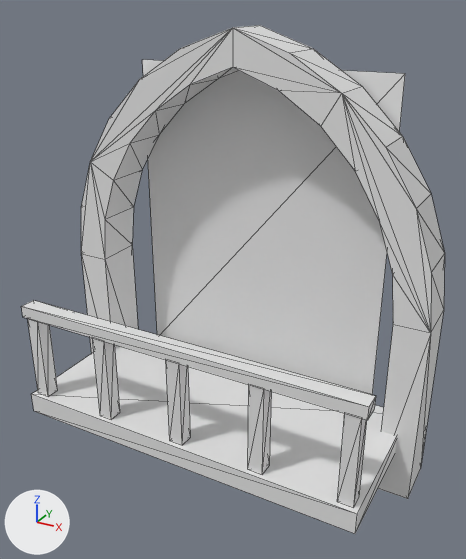
The glTF model assets/kit/walls/gorge_bay_balcony.glb as it was, and as the next commit left it.
Rendered twice from a 50 mm camera at (4.39, -4.87, 4.01) aimed at (2.12, -0.74, 1.94). The axes (+X, +Y, +Z) are drawn at lower left. The lights are the same throughout. The older version comes first. Mesh edges are drawn as thin lines. Where no turn or scale is listed for an object, it has been applied to the vertices. Vertices at exactly the same position are counted once.

Names of what the first picture shows: 'gorge_bay_balcony__frame', 'gorge_bay_balcony__glow', 'gorge_bay_balcony__rail', 'gorge_bay_balcony__slab'.
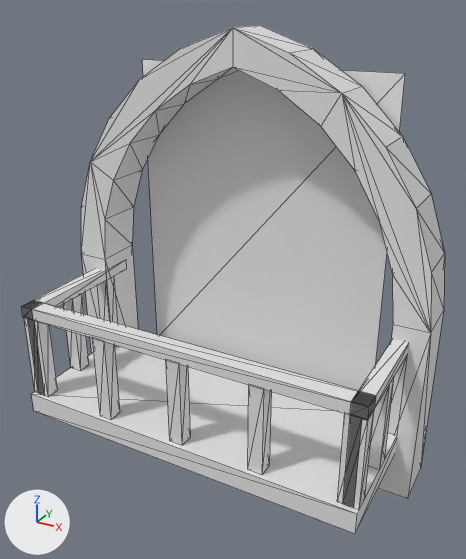
Where the change shows, as pixel boxes (x1, y1, x2, y2) in the pictures (466 x 559 px):
```json
{"object": "gorge_bay_balcony__slab", "change": "reshaped", "before": [27, 318, 397, 534], "after": [24, 294, 397, 534], "on screen": "11% taller"}
{"object": "gorge_bay_balcony__rail", "change": "reshaped", "before": [21, 300, 376, 420], "after": [21, 269, 409, 420]}
{"part": 1, "of": "me_gorge_bay_balcony__rail", "change": "added", "after": [21, 269, 409, 420]}
{"part": 2, "of": "me_gorge_bay_balcony__slab", "change": "added", "after": [24, 318, 45, 395]}
{"part": 3, "of": "me_gorge_bay_balcony__slab", "change": "added", "after": [63, 294, 89, 371]}
{"part": 4, "of": "me_gorge_bay_balcony__slab", "change": "added", "after": [343, 411, 374, 510]}
{"part": 5, "of": "me_gorge_bay_balcony__slab", "change": "added", "after": [368, 377, 394, 470]}
```

Edits to the scene script, one JSON object a line:
```json
{"block": "me_gorge_bay_balcony__rail", "where": "# used by ob_gorge_bay_balcony__rail; location = (0.0, 0.0, 0.0)"}
{"op": "remove", "block": "me_gorge_bay_balcony__rail", "code": "me_gorge_bay_balcony__rail.from_pydata(...)  # 8 vertices, 12 faces; spans x 0.5..3.5, y -1.46..-1.32, z 1.53..1.63"}
{"op": "add", "block": "me_gorge_bay_balcony__rail", "code": "me_gorge_bay_balcony__rail.from_pydata(...)  # 20 vertices, 36 faces; spans x 0.5..3.5, y -1.46..-0.19, z 1.53..1.63"}
{"block": "me_gorge_bay_balcony__rail", "change": "me_gorge_bay_balcony__rail part 1"}
{"block": "me_gorge_bay_balcony__rail", "change": "12 vertices are added at x 0.5..3.5, y -1.46..-0.19, z 1.53..1.63"}
{"block": "me_gorge_bay_balcony__rail", "change": "24 new faces join them"}
{"block": "me_gorge_bay_balcony__slab", "where": "# used by ob_gorge_bay_balcony__slab; location = (0.0, 0.0, 0.0)"}
{"op": "remove", "block": "me_gorge_bay_balcony__slab", "code": "me_gorge_bay_balcony__slab.from_pydata(...)  # 48 vertices, 72 faces; spans x 0.5..3.5, y -1.49..-0.19, z 0.6..1.53"}
{"op": "add", "block": "me_gorge_bay_balcony__slab", "code": "me_gorge_bay_balcony__slab.from_pydata(...)  # 96 vertices, 144 faces; spans x 0.5..3.5, y -1.49..-0.19, z 0.6..1.53"}
{"block": "me_gorge_bay_balcony__slab", "change": "me_gorge_bay_balcony__slab part 2: a new loose piece, a box spanning x 0.5..0.62, y -1.45..-1.33, z 0.78..1.53, in mat_gorge_sandstone (white #e7e7e7)"}
{"block": "me_gorge_bay_balcony__slab", "change": "me_gorge_bay_balcony__slab part 3: a new loose piece, a box spanning x 0.5..0.62, y -0.98..-0.86, z 0.78..1.53, in mat_gorge_sandstone (white #e7e7e7)"}
{"block": "me_gorge_bay_balcony__slab", "change": "me_gorge_bay_balcony__slab part 4: a new loose piece, a box spanning x 3.38..3.5, y -1.45..-1.33, z 0.78..1.53, in mat_gorge_sandstone (white #e7e7e7)"}
{"block": "me_gorge_bay_balcony__slab", "change": "me_gorge_bay_balcony__slab part 5: a new loose piece, a box spanning x 3.38..3.5, y -0.98..-0.86, z 0.78..1.53, in mat_gorge_sandstone (white #e7e7e7)"}
{"block": "me_gorge_bay_balcony__slab", "change": "other edits to the shape of me_gorge_bay_balcony__slab do not show in these pictures"}
```
